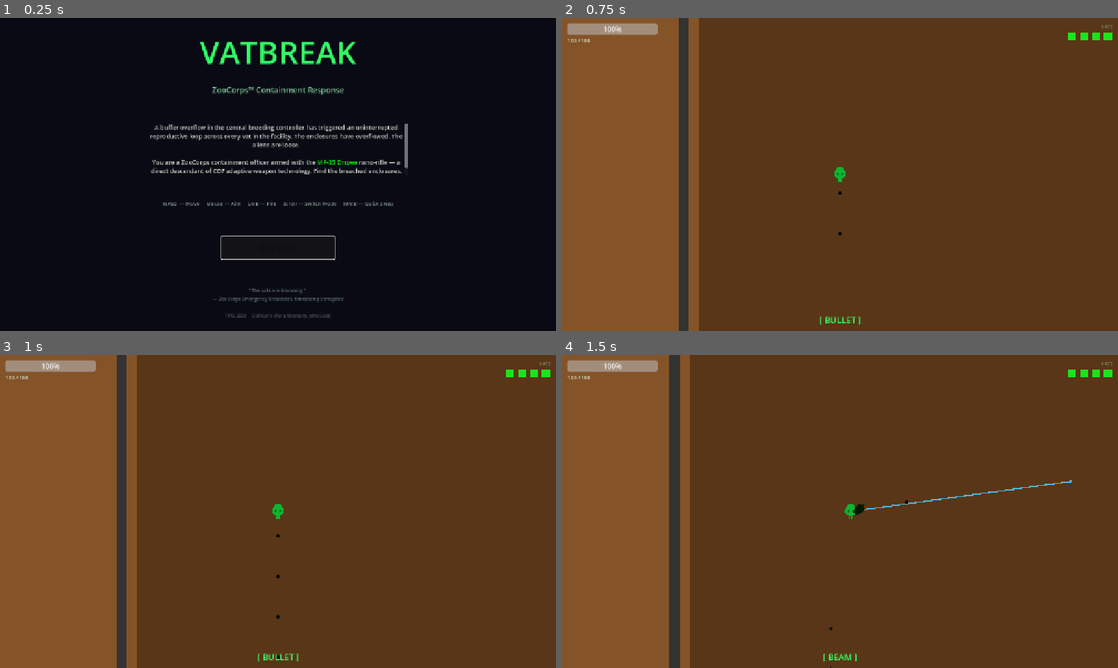
Above: before the commit, frames 1-4 (two rows, left to right).
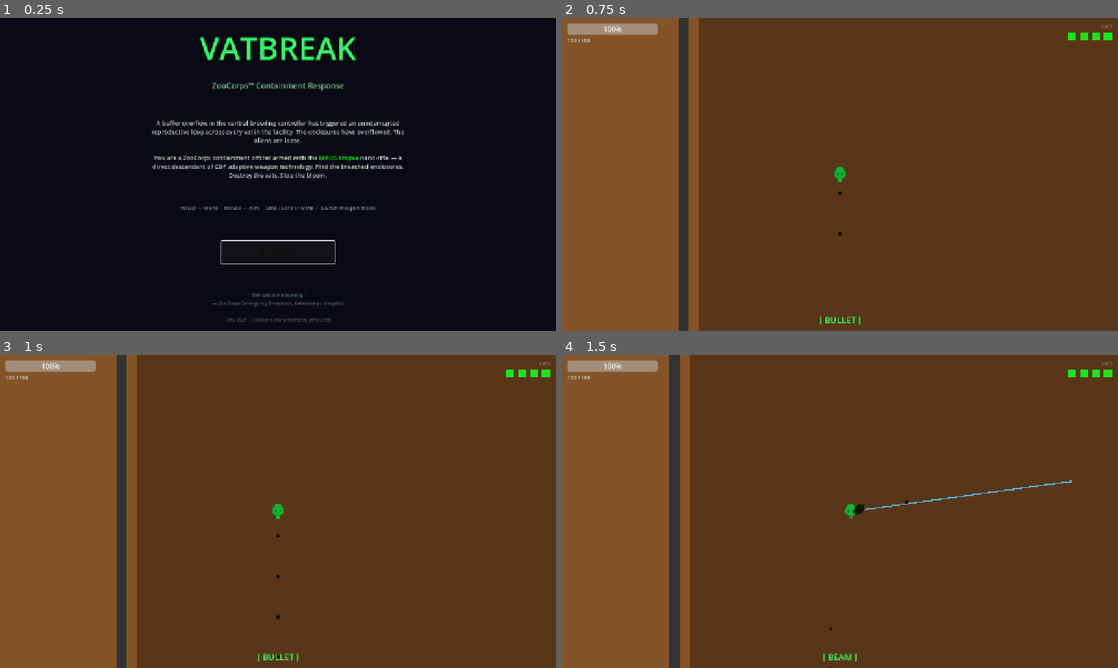
Above: after the commit, the same moments.

Repository: MauroFVieira/vatbreak
Game: Godot game, scene res://scenes/ui/TitleScreen.tscn
The game is run twice, just before and just after one commit, with the same random seed, the same clock (stepped at 60 frames per second) and the same inputs.
Inputs (mouse positions are in pixels of both pictures, inside the frame that each line leads up to):
- Up to frame 1 (0.25 s): no input
- Up to frame 2 (0.75 s): click "DEPLOY" at 0.5 s
- Up to frame 3 (1 s): no input
- Up to frame 4 (1.5 s): tap Enter (ui_accept) at 1.25 s; move the mouse to (962, 495) at 1.27 s; hold D (move_right) from 1.28 s (still down); tap Middle mouse button (quick_swap) at 1.35 s; click (962, 495) at 1.42 s

The runs differ from the first frame. In frame 1, 7.1% of the frame differs, in the area x 27-74%, y 6-98%; in frame 2, nothing differs; in frame 3, nothing differs; in frame 4, nothing differs.

Commit message:
Updating title screen

Diff:
--- a/scenes/ui/TitleScreen.tscn
+++ b/scenes/ui/TitleScreen.tscn
@@ -1,22 +1,26 @@
-[gd_scene load_steps=2 format=3 uid="uid://title_screen"]
+[gd_scene format=3 uid="uid://cvaeq3j30gsrs"]
 
-[ext_resource type="Script" path="res://scripts/ui/TitleScreen.gd" id="1_titlescr"]
+[ext_resource type="Script" uid="uid://cnhsne8ee3thu" path="res://scripts/ui/TitleScreen.gd" id="1_titlescr"]
 
-[node name="TitleScreen" type="Control"]
+[node name="TitleScreen" type="Control" unique_id=1799521926]
 layout_mode = 3
 anchors_preset = 15
 anchor_right = 1.0
 anchor_bottom = 1.0
+grow_horizontal = 2
+grow_vertical = 2
 script = ExtResource("1_titlescr")
 
-[node name="Background" type="ColorRect" parent="."]
+[node name="Background" type="ColorRect" parent="." unique_id=346467536]
 layout_mode = 1
 anchors_preset = 15
 anchor_right = 1.0
 anchor_bottom = 1.0
+grow_horizontal = 2
+grow_vertical = 2
 color = Color(0.04, 0.04, 0.08, 1)
 
-[node name="VBoxContainer" type="VBoxContainer" parent="."]
+[node name="VBoxContainer" type="VBoxContainer" parent="." unique_id=382154596]
 layout_mode = 1
 anchors_preset = 8
 anchor_left = 0.5
@@ -31,73 +35,77 @@
 grow_vertical = 2
 theme_override_constants/separation = 24
 
-[node name="TitleLabel" type="Label" parent="VBoxContainer"]
+[node name="TitleLabel" type="Label" parent="VBoxContainer" unique_id=1875720523]
 layout_mode = 2
+theme_override_colors/font_color = Color(0.2, 1, 0.4, 1)
+theme_override_font_sizes/font_size = 72
 text = "VATBREAK"
 horizontal_alignment = 1
-theme_override_font_sizes/font_size = 72
-theme_override_colors/font_color = Color(0.2, 1.0, 0.4, 1)
 
-[node name="SubtitleLabel" type="Label" parent="VBoxContainer"]
+[node name="SubtitleLabel" type="Label" parent="VBoxContainer" unique_id=452811423]
 layout_mode = 2
+theme_override_colors/font_color = Color(0.5, 0.8, 0.6, 1)
+theme_override_font_sizes/font_size = 18
 text = "ZooCorps™ Containment Response"
 horizontal_alignment = 1
-theme_override_font_sizes/font_size = 18
-theme_override_colors/font_color = Color(0.5, 0.8, 0.6, 1)
 
-[node name="Spacer1" type="Control" parent="VBoxContainer"]
+[node name="Spacer1" type="Control" parent="VBoxContainer" unique_id=642830583]
+custom_minimum_size = Vector2(0, 16)
 layout_mode = 2
-custom_minimum_size = Vector2(0, 16)
 
-[node name="PlotLabel" type="RichTextLabel" parent="VBoxContainer"]
-layout_mode = 2
+[node name="PlotLabel" type="RichTextLabel" parent="VBoxContainer" unique_id=1000471181]
 custom_minimum_size = Vector2(600, 120)
-size_flags_horizontal = 4
-bbcode_enabled = true
-text = "[center]A buffer overflow in the central breeding controller has triggered an uninterrupted reproductive loop across every vat in the facility. The enclosures have overflowed. The aliens are loose.\n\nYou are a ZooCorps containment officer armed with the [color=lime]MP-35 Empee[/color] nano-rifle — a direct descendant of CDF adaptive weapon technology. Find the breached enclosures. Destroy the vats. Stop the bloom.[/center]"
-theme_override_font_sizes/normal_font_size = 14
-theme_override_colors/default_color = Color(0.8, 0.85, 0.8, 1)
-
-[node name="Spacer2" type="Control" parent="VBoxContainer"]
-layout_mode = 2
-custom_minimum_size = Vector2(0, 8)
-
-[node name="ControlsLabel" type="Label" parent="VBoxContainer"]
-layout_mode = 2
-text = "WASD — Move     Mouse — Aim     LMB — Fire     Scroll — Switch Mode     MMB — Quick Swap"
-horizontal_alignment = 1
-theme_override_font_sizes/font_size = 12
-theme_override_colors/font_color = Color(0.5, 0.6, 0.55, 1)
-
-[node name="Spacer3" type="Control" parent="VBoxContainer"]
-layout_mode = 2
-custom_minimum_size = Vector2(0, 20)
-
-[node name="StartButton" type="Button" parent="VBoxContainer"]
 layout_mode = 2
 size_flags_horizontal = 4
+theme_override_colors/default_color = Color(0.8, 0.85, 0.8, 1)
+theme_override_font_sizes/normal_font_size = 14
+bbcode_enabled = true
+text = "[center]A buffer overflow in the central breeding controller has triggered an uninterrupted reproductive loop across every vat in the facility. The enclosures have overflowed. The aliens are loose.
+
+You are a ZooCorps containment officer armed with the [color=lime]MP-35 Empee[/color] nano-rifle — a direct descendant of CDF adaptive weapon technology. Find the breached enclosures. Destroy the vats. Stop the bloom.[/center]"
+fit_content = true
+
+[node name="Spacer2" type="Control" parent="VBoxContainer" unique_id=1800197654]
+custom_minimum_size = Vector2(0, 8)
+layout_mode = 2
+
+[node name="ControlsLabel" type="Label" parent="VBoxContainer" unique_id=856719885]
+layout_mode = 2
+theme_override_colors/font_color = Color(0.5, 0.6, 0.55, 1)
+theme_override_font_sizes/font_size = 12
+text = "WASD — Move     Mouse — Aim     LMB / Scroll / MMB — Switch Weapon Mode"
+horizontal_alignment = 1
+
+[node name="Spacer3" type="Control" parent="VBoxContainer" unique_id=1046244755]
+custom_minimum_size = Vector2(0, 20)
+layout_mode = 2
+
+[node name="StartButton" type="Button" parent="VBoxContainer" unique_id=1200860031]
 custom_minimum_size = Vector2(260, 52)
+layout_mode = 2
+size_flags_horizontal = 4
+theme_override_colors/font_color = Color(0.05, 0.05, 0.05, 1)
+theme_override_colors/font_focus_color = Color(0.05, 0.05, 0.05, 1)
+theme_override_colors/font_pressed_color = Color(0.05, 0.05, 0.05, 1)
+theme_override_colors/font_hover_color = Color(0.05, 0.05, 0.05, 1)
+theme_override_font_sizes/font_size = 22
 text = "DEPLOY"
-theme_override_font_sizes/font_size = 22
-theme_override_colors/font_color = Color(0.05, 0.05, 0.05, 1)
-theme_override_colors/font_hover_color = Color(0.05, 0.05, 0.05, 1)
-theme_override_colors/font_pressed_color = Color(0.05, 0.05, 0.05, 1)
-theme_override_colors/font_focus_color = Color(0.05, 0.05, 0.05, 1)
 
-[node name="Spacer4" type="Control" parent="VBoxContainer"]
+[node name="Spacer4" type="Control" parent="VBoxContainer" unique_id=2020696826]
+custom_minimum_size = Vector2(0, 16)
 layout_mode = 2
-custom_minimum_size = Vector2(0, 16)
 
-[node name="QuoteLabel" type="Label" parent="VBoxContainer"]
+[node name="QuoteLabel" type="Label" parent="VBoxContainer" unique_id=121101244]
 layout_mode = 2
-text = "\"The vats are blooming.\"\n— ZooCorps Emergency Broadcast, timestamp corrupted"
+theme_override_colors/font_color = Color(0.35, 0.45, 0.4, 1)
+theme_override_font_sizes/font_size = 11
+text = "\"The vats are blooming.\"
+— ZooCorps Emergency Broadcast, timestamp corrupted"
 horizontal_alignment = 1
-theme_override_font_sizes/font_size = 11
-theme_override_colors/font_color = Color(0.35, 0.45, 0.4, 1)
 
-[node name="JamLabel" type="Label" parent="VBoxContainer"]
+[node name="JamLabel" type="Label" parent="VBoxContainer" unique_id=295766319]
 layout_mode = 2
+theme_override_colors/font_color = Color(0.28, 0.32, 0.3, 1)
+theme_override_font_sizes/font_size = 10
 text = "TINS 2026  ·  Old Man's War universe by John Scalzi"
 horizontal_alignment = 1
-theme_override_font_sizes/font_size = 10
-theme_override_colors/font_color = Color(0.28, 0.32, 0.30, 1)
--- a/scripts/ui/HUD.gd
+++ b/scripts/ui/HUD.gd
@@ -78,7 +78,7 @@
 
 
 func _on_vat_bloomed(species_id: String) -> void:
-	_display_center_message(species_id + ": VAT BLOOMED")
+	_display_center_message("VATS BLOOMED")
 
 
 func _display_center_message(msg: String) -> void:
